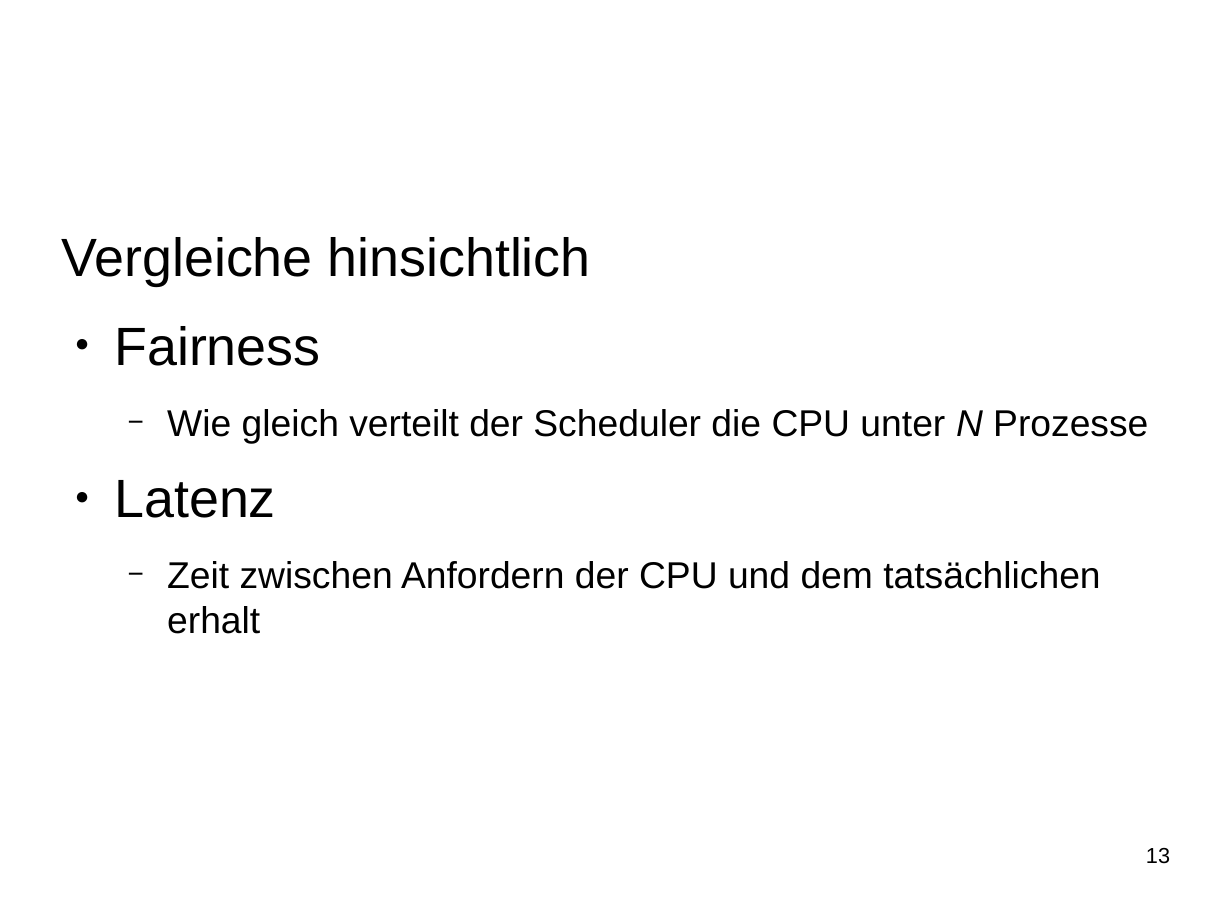
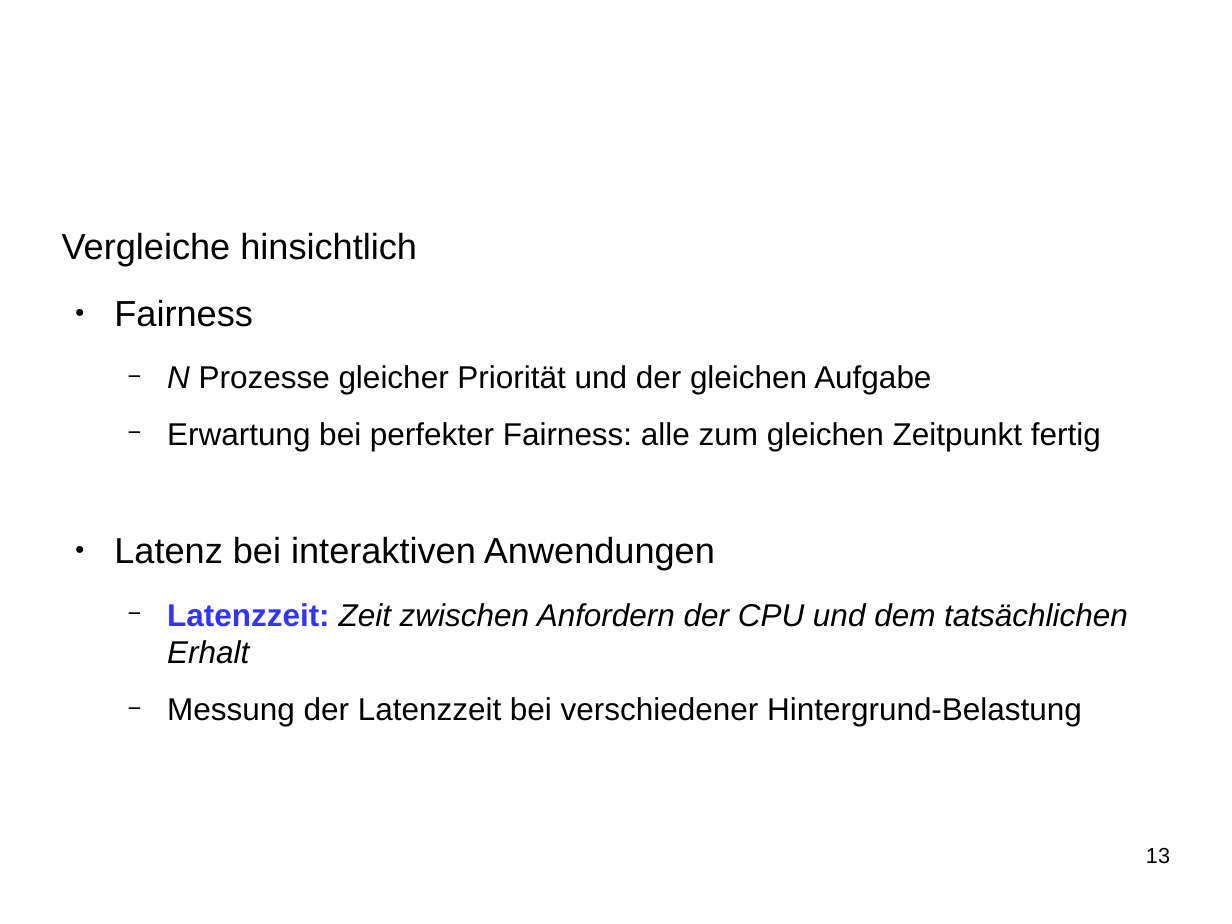
Before and after one commit to SeminararbeitCFS/main, a slide deck: slide 13 of vortrag/vortrag_CFS.odp. Drawn at 1232x924 pixels with LibreOffice and Linux fonts; fonts in the diff are those of the drawing; background and template pictures are left out. Boxes give left, top, right and bottom in pixels: in the first picture for what was removed or moved away, otherwise in the second. Text is boxed around its words. In the diff, an @@ line names an element or a change of style, - is before the commit and + after.

```diff
--- a/vortrag/vortrag_CFS.odp
+++ b/vortrag/vortrag_CFS.odp
@@ text at (62,232,417,327): size 34.7 to 23.3 pt in "Vergleiche hinsichtlich", "Fairness" @@
@@ text at (114,365,1128,726): text changed; size 24 to 20.3 pt @@
-  − Wie gleich verteilt der Scheduler die CPU unter N Prozesse
-● Latenz
-  − Zeit zwischen Anfordern der CPU und dem tatsächlichen erhalt
+  − N Prozesse gleicher Priorität und der gleichen Aufgabe
+  − Erwartung bei perfekter Fairness: alle zum gleichen Zeitpunkt fertig
+● Latenz bei interaktiven Anwendungen
+  − Latenzzeit: Zeit zwischen Anfordern der CPU und dem tatsächlichen Erhalt
+  − Messung der Latenzzeit bei verschiedener Hintergrund-Belastung
```
Also in this commit, not shown: 3 other slides changed, 2 slides added, 2 slides removed.
